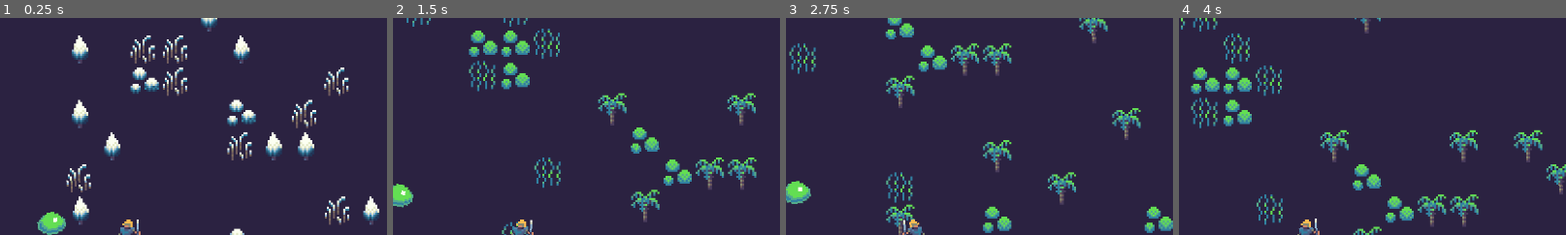
Above: before the commit, frames 1-4 (left to right).
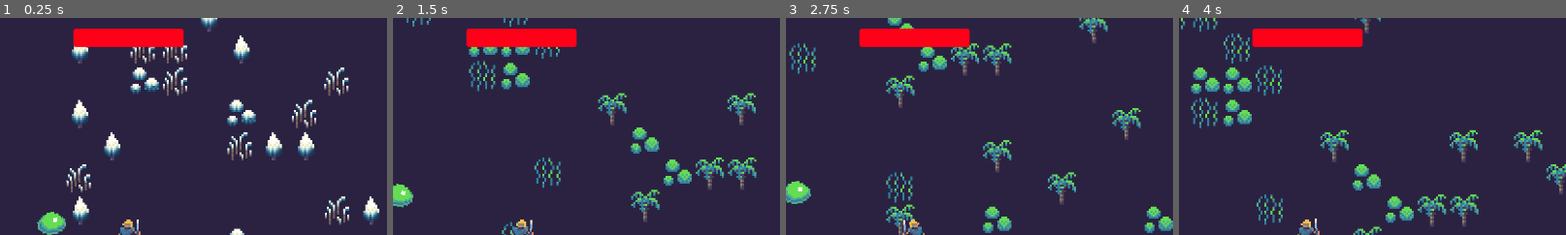
Above: after the commit, the same moments.

Repository: tpolito/untitled-rougelike
Game: Godot game, scene res://Main.tscn
The game is run twice, just before and just after one commit, with the same random seed, the same clock (stepped at 60 frames per second) and the same inputs.
Inputs:
- Up to frame 1 (0.25 s): no input
- Up to frame 2 (1.5 s): tap Enter at 0.5 s; hold D (move_right) 0.53-1.28 s; hold S (move_down) from 1.28 s (still down)
- Up to frame 3 (2.75 s): release S (move_down) at 2.03 s; hold D (move_right) from 2.03 s (still down)
- Up to frame 4 (4 s): release D (move_right) at 2.78 s; hold W (move_up) 2.78-3.53 s; hold A (move_left) from 3.53 s (still down)
The pictures show only the part of the screen within x 33-83%, y 0-50%; the shares and areas given below are measured in that part.

The runs differ from the first frame. In frame 1, 2.4% of the frame differs, in the area x 18-48%, y 4-14%; in frame 2, 2.4%; in frame 3, 2.4%; in frame 4, 2.4%.

Commit message:
Add knockback force to HitboxComponent and implement knockback in MoveComponent

Diff:
--- a/Main.tscn
+++ b/Main.tscn
@@ -1,28 +1,63 @@
-[gd_scene load_steps=6 format=3 uid="uid://bsgjungjfijoi"]
+[gd_scene load_steps=8 format=3 uid="uid://bsgjungjfijoi"]
 
 [ext_resource type="PackedScene" uid="uid://bjlrivs1810m8" path="res://scenes/tilemap/TileMap.tscn" id="1_tj8bi"]
 [ext_resource type="Script" path="res://Main.gd" id="1_yqpkr"]
 [ext_resource type="PackedScene" uid="uid://38muohvdb2f6" path="res://scenes/enemy_spawner/EnemySpawner.tscn" id="2_306jd"]
+[ext_resource type="Script" path="res://ProgressBar.gd" id="2_o681e"]
 [ext_resource type="PackedScene" uid="uid://chj7lw3hs80su" path="res://scenes/player/Player.tscn" id="2_rpjjx"]
 [ext_resource type="PackedScene" uid="uid://c6lpgvuaaodnm" path="res://scenes/slime/Slime.tscn" id="5_ve4bi"]
 
+[sub_resource type="StyleBoxFlat" id="StyleBoxFlat_whlxh"]
+bg_color = Color(1, 0, 0.0980392, 1)
+corner_radius_top_left = 4
+corner_radius_top_right = 4
+corner_radius_bottom_right = 4
+corner_radius_bottom_left = 4
+
 [node name="Main" type="Node2D"]
+
+[node name="Game" type="Node2D" parent="."]
 script = ExtResource("1_yqpkr")
 
-[node name="EnemySpawner" parent="." instance=ExtResource("2_306jd")]
+[node name="CanvasLayer" type="CanvasLayer" parent="Game"]
+
+[node name="Control" type="Control" parent="Game/CanvasLayer"]
+layout_mode = 3
+anchors_preset = 15
+anchor_right = 1.0
+anchor_bottom = 1.0
+grow_horizontal = 2
+grow_vertical = 2
+
+[node name="ProgressBar" type="ProgressBar" parent="Game/CanvasLayer/Control"]
+layout_mode = 1
+anchors_preset = 5
+anchor_left = 0.5
+anchor_right = 0.5
+offset_left = -82.0
+offset_top = 16.0
+offset_right = 82.0
+offset_bottom = 43.0
+grow_horizontal = 2
+theme_override_styles/fill = SubResource("StyleBoxFlat_whlxh")
+show_percentage = false
+script = ExtResource("2_o681e")
+
+[node name="EnemySpawner" parent="Game" instance=ExtResource("2_306jd")]
 debug_should_spawn = false
 spawn_distance = 200.0
 
-[node name="TileMap" parent="." instance=ExtResource("1_tj8bi")]
+[node name="TileMap" parent="Game" instance=ExtResource("1_tj8bi")]
 rotation = -0.000560982
+scale = Vector2(1, 1)
 layer_0/tile_data = PackedInt32Array(0, 1, 0, 1, 65537, 0, 70, 65537, 0, 71, 131073, 0, 2555975, 131073, 1, 2555974, 19 …(2901 unchanged characters)…
 
-[node name="Player" parent="." instance=ExtResource("2_rpjjx")]
+[node name="Player" parent="Game" instance=ExtResource("2_rpjjx")]
 position = Vector2(576, 324)
 
-[node name="PlayerCamera" type="Camera2D" parent="."]
+[node name="PlayerCamera" type="Camera2D" parent="Game"]
 position = Vector2(576, 324)
 zoom = Vector2(3, 3)
 
-[node name="Slime" parent="." instance=ExtResource("5_ve4bi")]
+[node name="Slime" parent="Game" instance=ExtResource("5_ve4bi")]
 position = Vector2(521, 316)
--- /dev/null
+++ b/ProgressBar.gd
@@ -0,0 +1,12 @@
+extends ProgressBar
+
+@onready var player_hp_component = Helpers.get_player().get_node('HealthComponent')
+
+func _ready() -> void:
+  player_hp_component.health_changed.connect(_on_player_health_changed)
+  var starting_hp = player_hp_component.health
+  self.max_value = starting_hp
+  self.value = starting_hp
+
+func _on_player_health_changed(new_health: int) -> void:
+  self.value = new_health
--- a/components/health_component.gd
+++ b/components/health_component.gd
@@ -3,19 +3,23 @@
 
 @export var max_health = 10
 @export var hurtbox_component: HurtboxComponent
+@export var flash_component: FlashComponent
+
+signal health_changed(current_health: int)
 
 var health = max_health:
   set(value):
-    health = value
-    if health <= 0:
+    health = clamp(value, 0, max_health)
+    health_changed.emit(health)
+    if health == 0:
       print('dead')
-
 
 func _ready() -> void:
   hurtbox_component.damage.connect(_on_hurtbox_damage_taken)
 
 func _on_hurtbox_damage_taken(hitbox: HitboxComponent) -> void:
-  print('on_hurtbox_damage_taken')
   var damage = hitbox.damage
   health -= damage
-  print('health: ', str(health))
+  if flash_component != null:
+    flash_component.flash()
+  print('Health: ', str(health))
--- a/components/hitbox_component.gd
+++ b/components/hitbox_component.gd
@@ -2,6 +2,7 @@
 class_name HitboxComponent
 
 @export var damage: float = 1.0
+@export var knockback_force: float = 10.0
 
 signal hit_hurtbox(hurtbox)
 
@@ -11,6 +12,5 @@
 func _on_hurtbox_area_entered(hurtbox: HurtboxComponent) -> void:
   if not hurtbox is HurtboxComponent:
     return
-  print('on_hurtbox_area_entered')
   hit_hurtbox.emit(hurtbox)
   hurtbox.damage.emit(self)
--- /dev/null
+++ b/components/knockback_component.gd
@@ -0,0 +1,14 @@
+extends Node
+class_name KnockbackComponent
+
+@export var actor: CharacterBody2D
+@export var hurtbox_component: HurtboxComponent
+
+signal knockback(knockback_direction: Vector2, knockback_amount: float)
+
+func _ready() -> void:
+  hurtbox_component.damage.connect(_on_hurtbox_damage_taken)
+
+func _on_hurtbox_damage_taken(hitbox: HitboxComponent) -> void:
+  var direction = actor.global_position - hitbox.global_position
+  knockback.emit(direction, hitbox.knockback_force)
--- a/components/move_component.gd
+++ b/components/move_component.gd
@@ -6,6 +6,12 @@
 @export var move_stats: MoveStats
 @export var anim_player: AnimationPlayer
 @export var sprite: Sprite2D
+@export var knockback_component: KnockbackComponent
+
+var knockback = Vector2.ZERO
+
+func _ready() -> void:
+  knockback_component.knockback.connect(_on_knockback_received)
 
 func _physics_process(_delta: float) -> void:
   if direction.x != 0 or direction.y != 0:
@@ -15,5 +21,9 @@
     anim_player.play("idle")
     pass
   # Move the sprite
-  actor.velocity = direction * move_stats.speed
+  actor.velocity = direction * move_stats.speed + knockback
   actor.move_and_slide()
+  knockback = lerp(knockback, Vector2.ZERO, 0.1)
+
+func _on_knockback_received(knockback_direction: Vector2, amount: float) -> void:
+  knockback = knockback_direction * (amount * amount)
--- a/scenes/enemy/Enemy.tscn
+++ b/scenes/enemy/Enemy.tscn
@@ -1,9 +1,10 @@
-[gd_scene load_steps=9 format=3 uid="uid://bvqjpyn4b4hva"]
+[gd_scene load_steps=10 format=3 uid="uid://bvqjpyn4b4hva"]
 
 [ext_resource type="Script" path="res://components/move_component.gd" id="1_tcq15"]
 [ext_resource type="Script" path="res://components/hurtbox_component.gd" id="2_rde6p"]
 [ext_resource type="Script" path="res://components/health_component.gd" id="3_yhv87"]
 [ext_resource type="Script" path="res://components/hitbox_component.gd" id="4_6t8iy"]
+[ext_resource type="Script" path="res://components/knockback_component.gd" id="5_r3prk"]
 
 [sub_resource type="Animation" id="Animation_dvuu1"]
 length = 0.001
@@ -66,11 +67,12 @@
 
 [node name="CollisionShape2D" type="CollisionShape2D" parent="."]
 
-[node name="MoveComponent" type="Node" parent="." node_paths=PackedStringArray("actor", "anim_player", "sprite")]
+[node name="MoveComponent" type="Node" parent="." node_paths=PackedStringArray("actor", "anim_player", "sprite", "knockback_component")]
 script = ExtResource("1_tcq15")
 actor = NodePath("..")
 anim_player = NodePath("../AnimationPlayer")
 sprite = NodePath("../Sprite")
+knockback_component = NodePath("../KnockbackComponent")
 
 [node name="AnimationPlayer" type="AnimationPlayer" parent="."]
 libraries = {
@@ -94,3 +96,8 @@
 script = ExtResource("4_6t8iy")
 
 [node name="CollisionShape2D" type="CollisionShape2D" parent="HitboxComponent"]
+
+[node name="KnockbackComponent" type="Node" parent="." node_paths=PackedStringArray("actor", "hurtbox_component")]
+script = ExtResource("5_r3prk")
+actor = NodePath("..")
+hurtbox_component = NodePath("../HurtboxComponent")
--- a/scenes/player/Player.tscn
+++ b/scenes/player/Player.tscn
@@ -8,6 +8,7 @@
 [ext_resource type="Script" path="res://components/flash_component.gd" id="6_xnnqj"]
 [ext_resource type="Script" path="res://components/hurtbox_component.gd" id="7_0lfsk"]
 [ext_resource type="Script" path="res://components/health_component.gd" id="8_dbiyb"]
+[ext_resource type="Script" path="res://components/knockback_component.gd" id="9_s1shj"]
 
 [sub_resource type="RectangleShape2D" id="RectangleShape2D_8rwle"]
 size = Vector2(6, 14)
@@ -81,12 +82,13 @@
 [node name="Sprite" type="Sprite2D" parent="."]
 texture = ExtResource("1_j5pae")
 
-[node name="MoveComponent" type="Node" parent="." node_paths=PackedStringArray("actor", "anim_player", "sprite")]
+[node name="MoveComponent" type="Node" parent="." node_paths=PackedStringArray("actor", "anim_player", "sprite", "knockback_component")]
 script = ExtResource("1_wbhel")
 actor = NodePath("..")
 move_stats = ExtResource("4_mip03")
 anim_player = NodePath("../AnimationPlayer")
 sprite = NodePath("../Sprite")
+knockback_component = NodePath("../KnockbackComponent")
 
 [node name="MoveInputComponent" type="Node" parent="." node_paths=PackedStringArray("move_component")]
 script = ExtResource("3_7fa1p")
@@ -103,7 +105,7 @@
 script = ExtResource("6_xnnqj")
 color = Color(1, 1, 1, 0)
 sprite = NodePath("../Sprite")
-flash_duration = 0.5
+flash_duration = 0.33
 
 [node name="HurtboxComponent" type="Area2D" parent="."]
 collision_layer = 2
@@ -113,6 +115,12 @@
 [node name="CollisionShape2D" type="CollisionShape2D" parent="HurtboxComponent"]
 shape = SubResource("RectangleShape2D_k43wd")
 
-[node name="HealthComponent" type="Node" parent="." node_paths=PackedStringArray("hurtbox_component")]
+[node name="HealthComponent" type="Node" parent="." node_paths=PackedStringArray("hurtbox_component", "flash_component")]
 script = ExtResource("8_dbiyb")
 hurtbox_component = NodePath("../HurtboxComponent")
+flash_component = NodePath("../FlashComponent")
+
+[node name="KnockbackComponent" type="Node" parent="." node_paths=PackedStringArray("actor", "hurtbox_component")]
+script = ExtResource("9_s1shj")
+actor = NodePath("..")
+hurtbox_component = NodePath("../HurtboxComponent")
--- a/scenes/slime/Slime.tscn
+++ b/scenes/slime/Slime.tscn
@@ -34,5 +34,8 @@
 [node name="CollisionShape2D" parent="HurtboxComponent" index="0"]
 shape = SubResource("CircleShape2D_xu85q")
 
+[node name="HitboxComponent" parent="." index="7"]
+knockback_force = 6.0
+
 [node name="CollisionShape2D" parent="HitboxComponent" index="0"]
 shape = SubResource("CircleShape2D_epave")
Not shown: 1 places in scenes/player/Player.tscn that only renumber resources
